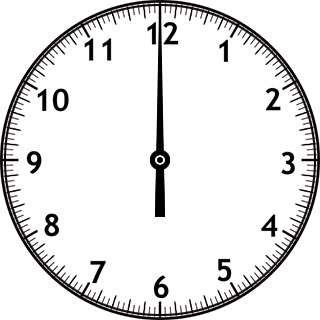
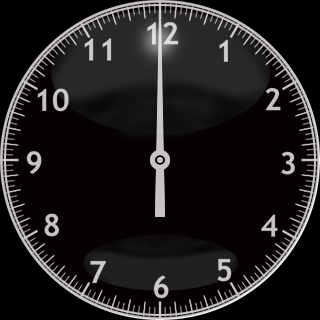
Layers edited between the first and the second 320px x 320px image:
added layer "Слой 4" above "Группа 1" over [left=0, top=0, right=319, bottom=319]
added group "Группа 1" with 3 layers above "Слой 1" over [left=0, top=0, right=320, bottom=320]
moved "minute" into group "Группа 1" over [left=150, top=10, right=170, bottom=217]
moved "hour" into group "Группа 1" over [left=150, top=60, right=170, bottom=186]
moved "clock" into group "Группа 1" over [left=0, top=0, right=320, bottom=320]
added layer "Слой 1" over [left=0, top=0, right=320, bottom=320]
